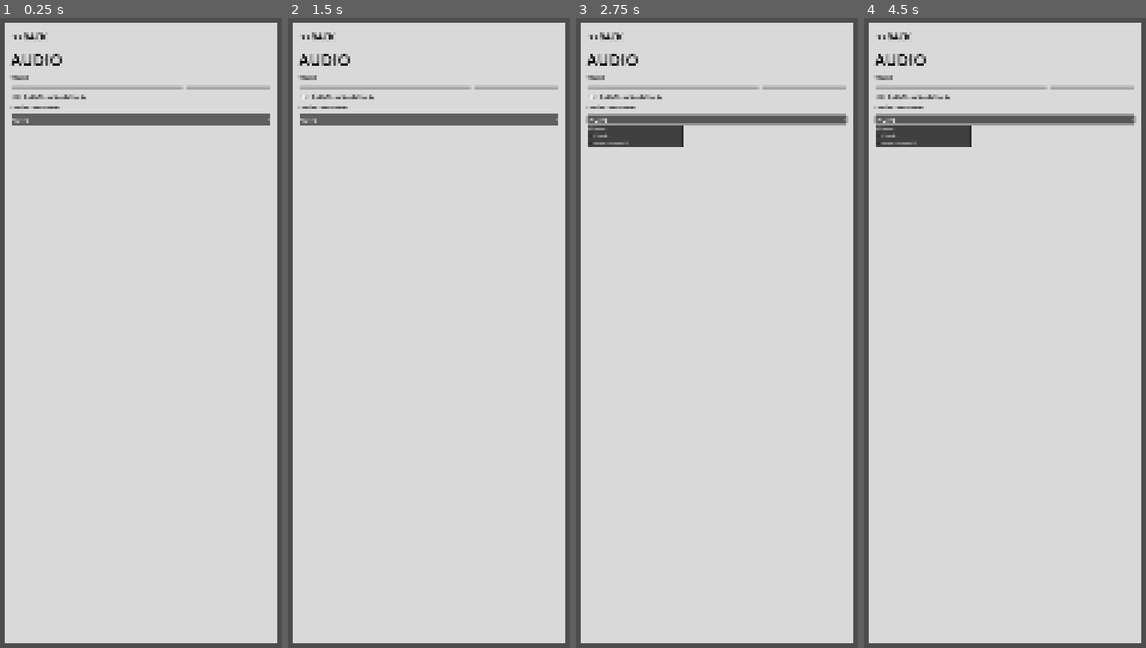
Above: before the commit, frames 1-4 (left to right).
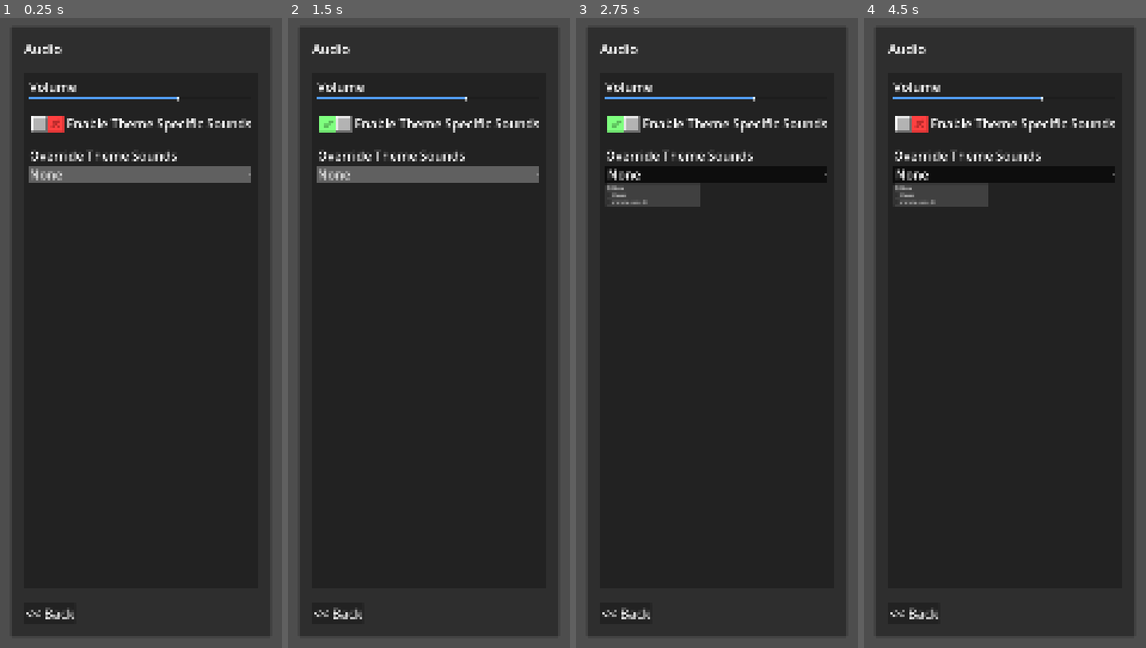
Above: after the commit, the same moments.

Repository: aidan-oien/MinesweeperGO
Game: Godot game, scene res://ScenesAndScripts/audio.tscn
Same seed, same stepped clock (60 frames per second), same inputs: the game is played once before the commit and once after it. This scene is started directly instead of the project's main scene.
Inputs (mouse positions are in pixels of both pictures, inside the frame that each line leads up to; where the layout moved, square brackets give the same spot in the first picture):
- Up to frame 1 (0.25 s): no input
- Up to frame 2 (1.5 s): click (316, 36) at 0.5 s, where only the run before the commit has a clickable "<<BACK"; click (335, 125) [304, 99] at 1.25 s
- Up to frame 3 (2.75 s): click "None" at 2 s
- Up to frame 4 (4.5 s): click (914, 616) at 2.75 s, where only the run after the commit has a clickable "<< Back"; click (911, 125) [880, 99] at 3.5 s; click "None" at 4.25 s

The runs differ from the first frame. In frame 1, 95% of the frame differs, in the area x 1-99%, y 0-100%; in frame 2, 95%; in frame 3, 95%; in frame 4, 95%.

Commit message:
make ui more cohesive

Diff:
--- a/ScenesAndScripts/audio.tscn
+++ b/ScenesAndScripts/audio.tscn
@@ -1,10 +1,17 @@
 [gd_scene format=3 uid="uid://cwiilrd1vjtux"]
 
-[sub_resource type="StyleBoxFlat" id="StyleBoxFlat_gc0em"]
-bg_color = Color(0.8509804, 0.8509804, 0.8509804, 1)
+[ext_resource type="Texture2D" uid="uid://canv5n8xhp7m0" path="res://Assets/checkbox_y.png" id="1_pqfjh"]
+[ext_resource type="Texture2D" uid="uid://ddsa1t5w5xu10" path="res://Assets/checkbox_n.png" id="2_8koxf"]
+
+[sub_resource type="Theme" id="Theme_hwc55"]
+CheckButton/icons/checked = ExtResource("1_pqfjh")
 
 [sub_resource type="StyleBoxFlat" id="StyleBoxFlat_q45hi"]
 bg_color = Color(0.31862992, 0.6126405, 0.9385581, 1)
+
+[sub_resource type="Theme" id="Theme_fnwo5"]
+CheckButton/icons/checked = ExtResource("1_pqfjh")
+CheckButton/icons/unchecked = ExtResource("2_8koxf")
 
 [sub_resource type="StyleBoxFlat" id="StyleBoxFlat_4w2ea"]
 bg_color = Color(0.3779188, 0.3779189, 0.37791875, 1)
@@ -24,76 +31,111 @@
 anchor_bottom = 1.0
 grow_horizontal = 2
 grow_vertical = 2
-theme_override_constants/margin_left = 30
-theme_override_constants/margin_top = 40
-theme_override_constants/margin_right = 30
-theme_override_constants/margin_bottom = 30
+theme_override_constants/margin_left = 50
+theme_override_constants/margin_top = 50
+theme_override_constants/margin_right = 50
+theme_override_constants/margin_bottom = 50
 
-[node name="PanelContainer" type="PanelContainer" parent="MarginContainer" unique_id=1175605807]
+[node name="Panel" type="Panel" parent="MarginContainer" unique_id=2122462688]
 layout_mode = 2
-theme_override_styles/panel = SubResource("StyleBoxFlat_gc0em")
 
-[node name="MarginContainer" type="MarginContainer" parent="MarginContainer/PanelContainer" unique_id=1478697034]
+[node name="VBoxContainer" type="VBoxContainer" parent="MarginContainer" unique_id=1733000283]
+layout_mode = 2
+
+[node name="MarginContainer2" type="MarginContainer" parent="MarginContainer/VBoxContainer" unique_id=125959735]
+layout_mode = 2
+theme_override_constants/margin_left = 50
+theme_override_constants/margin_top = 50
+theme_override_constants/margin_right = 50
+theme_override_constants/margin_bottom = 50
+
+[node name="Label" type="Label" parent="MarginContainer/VBoxContainer/MarginContainer2" unique_id=1528388111]
+layout_mode = 2
+theme_override_font_sizes/font_size = 50
+text = "Audio"
+
+[node name="MarginContainer3" type="MarginContainer" parent="MarginContainer/VBoxContainer" unique_id=669933376]
+layout_mode = 2
+size_flags_vertical = 3
+theme_override_constants/margin_left = 50
+theme_override_constants/margin_top = 0
+theme_override_constants/margin_right = 50
+theme_override_constants/margin_bottom = 50
+
+[node name="Panel" type="Panel" parent="MarginContainer/VBoxContainer/MarginContainer3" unique_id=2011931742]
+layout_mode = 2
+
+[node name="MarginContainer" type="MarginContainer" parent="MarginContainer/VBoxContainer/MarginContainer3" unique_id=1096787150]
 layout_mode = 2
 theme_override_constants/margin_left = 20
 theme_override_constants/margin_top = 20
 theme_override_constants/margin_right = 20
-theme_override_constants/margin_bottom = 20
 
-[node name="VBoxContainer" type="VBoxContainer" parent="MarginContainer/PanelContainer/MarginContainer" unique_id=1932169099]
-layout_mode = 2
-theme_override_constants/separation = 16
-
-[node name="Button" type="Button" parent="MarginContainer/PanelContainer/MarginContainer/VBoxContainer" unique_id=724770388]
-layout_mode = 2
-size_flags_horizontal = 0
-theme_override_colors/font_color = Color(0, 0, 0, 1)
-theme_override_font_sizes/font_size = 35
-text = "<<BACK
-"
-flat = true
-
-[node name="HBoxContainer" type="HBoxContainer" parent="MarginContainer/PanelContainer/MarginContainer/VBoxContainer" unique_id=213629134]
+[node name="ItemList" type="ScrollContainer" parent="MarginContainer/VBoxContainer/MarginContainer3/MarginContainer" unique_id=1348275390]
 layout_mode = 2
 
-[node name="Label" type="Label" parent="MarginContainer/PanelContainer/MarginContainer/VBoxContainer/HBoxContainer" unique_id=900551043]
+[node name="VBoxContainer" type="VBoxContainer" parent="MarginContainer/VBoxContainer/MarginContainer3/MarginContainer/ItemList" unique_id=614348322]
 layout_mode = 2
-theme_override_colors/font_color = Color(0, 0, 0, 1)
-theme_override_font_sizes/font_size = 60
-text = "AUDIO"
+size_flags_horizontal = 3
+theme_override_constants/separation = 0
 
-[node name="Label" type="Label" parent="MarginContainer/PanelContainer/MarginContainer/VBoxContainer" unique_id=614308749]
+[node name="MarginContainer" type="MarginContainer" parent="MarginContainer/VBoxContainer/MarginContainer3/MarginContainer/ItemList/VBoxContainer" unique_id=379100210]
 layout_mode = 2
-theme_override_colors/font_color = Color(0, 0, 0, 1)
-text = "VOLUME"
+theme_override_constants/margin_top = 0
+theme_override_constants/margin_bottom = 50
 
-[node name="HSlider" type="HSlider" parent="MarginContainer/PanelContainer/MarginContainer/VBoxContainer" unique_id=358656009]
+[node name="VBoxContainer" type="VBoxContainer" parent="MarginContainer/VBoxContainer/MarginContainer3/MarginContainer/ItemList/VBoxContainer/MarginContainer" unique_id=272781979]
 layout_mode = 2
+
+[node name="Label" type="Label" parent="MarginContainer/VBoxContainer/MarginContainer3/MarginContainer/ItemList/VBoxContainer/MarginContainer/VBoxContainer" unique_id=614308749]
+layout_mode = 2
+theme_override_font_sizes/font_size = 48
+text = "Volume"
+
+[node name="HSlider" type="HSlider" parent="MarginContainer/VBoxContainer/MarginContainer3/MarginContainer/ItemList/VBoxContainer/MarginContainer/VBoxContainer" unique_id=358656009]
+layout_mode = 2
+size_flags_vertical = 3
+theme = SubResource("Theme_hwc55")
 theme_override_styles/grabber_area = SubResource("StyleBoxFlat_q45hi")
 value = 67.0
 
-[node name="HBoxContainer2" type="HBoxContainer" parent="MarginContainer/PanelContainer/MarginContainer/VBoxContainer" unique_id=1584061702]
+[node name="MarginContainer2" type="MarginContainer" parent="MarginContainer/VBoxContainer/MarginContainer3/MarginContainer/ItemList/VBoxContainer" unique_id=540391611]
+layout_mode = 2
+theme_override_constants/margin_bottom = 50
+
+[node name="VBoxContainer" type="VBoxContainer" parent="MarginContainer/VBoxContainer/MarginContainer3/MarginContainer/ItemList/VBoxContainer/MarginContainer2" unique_id=190169244]
 layout_mode = 2
 
-[node name="CheckButton" type="CheckButton" parent="MarginContainer/PanelContainer/MarginContainer/VBoxContainer/HBoxContainer2" unique_id=240153066]
+[node name="HBoxContainer" type="HBoxContainer" parent="MarginContainer/VBoxContainer/MarginContainer3/MarginContainer/ItemList/VBoxContainer/MarginContainer2/VBoxContainer" unique_id=959888601]
 layout_mode = 2
+
+[node name="CheckButton" type="CheckButton" parent="MarginContainer/VBoxContainer/MarginContainer3/MarginContainer/ItemList/VBoxContainer/MarginContainer2/VBoxContainer/HBoxContainer" unique_id=240153066]
+layout_mode = 2
+theme = SubResource("Theme_fnwo5")
 theme_override_colors/font_color = Color(0, 0, 0, 1)
 flat = true
 alignment = 2
 
-[node name="Label" type="Label" parent="MarginContainer/PanelContainer/MarginContainer/VBoxContainer/HBoxContainer2" unique_id=968953263]
+[node name="Label" type="Label" parent="MarginContainer/VBoxContainer/MarginContainer3/MarginContainer/ItemList/VBoxContainer/MarginContainer2/VBoxContainer/HBoxContainer" unique_id=968953263]
 layout_mode = 2
-theme_override_colors/font_color = Color(0, 0, 0, 1)
+theme_override_font_sizes/font_size = 48
 text = "Enable Theme Specific Sounds"
 
-[node name="Label2" type="Label" parent="MarginContainer/PanelContainer/MarginContainer/VBoxContainer" unique_id=113098873]
+[node name="MarginContainer3" type="MarginContainer" parent="MarginContainer/VBoxContainer/MarginContainer3/MarginContainer/ItemList/VBoxContainer" unique_id=561376442]
 layout_mode = 2
-theme_override_colors/font_color = Color(0, 0, 0, 1)
+theme_override_constants/margin_bottom = 50
+
+[node name="VBoxContainer" type="VBoxContainer" parent="MarginContainer/VBoxContainer/MarginContainer3/MarginContainer/ItemList/VBoxContainer/MarginContainer3" unique_id=1185925178]
+layout_mode = 2
+
+[node name="Label2" type="Label" parent="MarginContainer/VBoxContainer/MarginContainer3/MarginContainer/ItemList/VBoxContainer/MarginContainer3/VBoxContainer" unique_id=113098873]
+layout_mode = 2
+theme_override_font_sizes/font_size = 48
 text = "Override Theme Sounds"
 
-[node name="OptionButton" type="OptionButton" parent="MarginContainer/PanelContainer/MarginContainer/VBoxContainer" unique_id=1238337681]
+[node name="OptionButton" type="OptionButton" parent="MarginContainer/VBoxContainer/MarginContainer3/MarginContainer/ItemList/VBoxContainer/MarginContainer3/VBoxContainer" unique_id=1238337681]
 layout_mode = 2
-theme_override_font_sizes/font_size = 26
+theme_override_font_sizes/font_size = 48
 theme_override_styles/normal = SubResource("StyleBoxFlat_4w2ea")
 selected = 0
 item_count = 3
@@ -103,3 +145,27 @@
 popup/item_1/id = 1
 popup/item_2/text = "more to come :D"
 popup/item_2/id = 2
+
+[node name="MarginContainer" type="MarginContainer" parent="MarginContainer/VBoxContainer" unique_id=1478697034]
+visible = false
+layout_mode = 2
+theme_override_constants/margin_left = 20
+theme_override_constants/margin_top = 20
+theme_override_constants/margin_right = 20
+theme_override_constants/margin_bottom = 20
+
+[node name="VBoxContainer" type="VBoxContainer" parent="MarginContainer/VBoxContainer/MarginContainer" unique_id=1932169099]
+layout_mode = 2
+theme_override_constants/separation = 16
+
+[node name="MarginContainer4" type="MarginContainer" parent="MarginContainer/VBoxContainer" unique_id=376656507]
+layout_mode = 2
+theme_override_constants/margin_left = 50
+theme_override_constants/margin_top = 0
+theme_override_constants/margin_bottom = 50
+
+[node name="Back Button" type="Button" parent="MarginContainer/VBoxContainer/MarginContainer4" unique_id=1148059751]
+layout_mode = 2
+size_flags_horizontal = 0
+theme_override_font_sizes/font_size = 50
+text = "<< Back"
--- a/ScenesAndScripts/leaderboard.tscn
+++ b/ScenesAndScripts/leaderboard.tscn
@@ -1,6 +1,7 @@
 [gd_scene format=3 uid="uid://ci1jmq4chmjar"]
 
 [ext_resource type="PackedScene" uid="uid://c1v7hepv754af" path="res://ScenesAndScripts/leaderboard_entry.tscn" id="1_3ilyb"]
+[ext_resource type="Texture2D" uid="uid://ckj86x665ufem" path="res://Assets/leaderboard.png" id="1_jn5a7"]
 
 [node name="Leaderboard" type="Control" unique_id=663055580]
 layout_mode = 3
@@ -35,7 +36,20 @@
 theme_override_constants/margin_right = 50
 theme_override_constants/margin_bottom = 50
 
-[node name="Label" type="Label" parent="MarginContainer/VBoxContainer/MarginContainer2" unique_id=1040404081]
+[node name="HBoxContainer" type="HBoxContainer" parent="MarginContainer/VBoxContainer/MarginContainer2" unique_id=1508279600]
+layout_mode = 2
+
+[node name="TextureRect" type="TextureRect" parent="MarginContainer/VBoxContainer/MarginContainer2/HBoxContainer" unique_id=1429409554]
+layout_mode = 2
+texture = ExtResource("1_jn5a7")
+expand_mode = 2
+stretch_mode = 4
+
+[node name="MarginContainer" type="MarginContainer" parent="MarginContainer/VBoxContainer/MarginContainer2/HBoxContainer" unique_id=1593081802]
+layout_mode = 2
+theme_override_constants/margin_left = 20
+
+[node name="Label2" type="Label" parent="MarginContainer/VBoxContainer/MarginContainer2/HBoxContainer/MarginContainer" unique_id=1040404081]
 layout_mode = 2
 theme_override_font_sizes/font_size = 50
 text = "Leaderboards"
--- a/ScenesAndScripts/settings.tscn
+++ b/ScenesAndScripts/settings.tscn
@@ -1,9 +1,6 @@
 [gd_scene format=3 uid="uid://b2eha7a4i22td"]
 
-[ext_resource type="Texture2D" uid="uid://2hidg63ngwu1" path="res://Assets/gear.png" id="1_nkug2"]
-
-[sub_resource type="StyleBoxFlat" id="StyleBoxFlat_gc0em"]
-bg_color = Color(0.8509804, 0.8509804, 0.8509804, 1)
+[ext_resource type="Texture2D" uid="uid://2dtn6iggh2gs" path="res://Assets/cog.png" id="1_pdo55"]
 
 [node name="Settings" type="Control" unique_id=557893005]
 layout_mode = 3
@@ -20,70 +17,105 @@
 anchor_bottom = 1.0
 grow_horizontal = 2
 grow_vertical = 2
-theme_override_constants/margin_left = 30
-theme_override_constants/margin_top = 40
-theme_override_constants/margin_right = 30
-theme_override_constants/margin_bottom = 30
+theme_override_constants/margin_left = 50
+theme_override_constants/margin_top = 50
+theme_override_constants/margin_right = 50
+theme_override_constants/margin_bottom = 50
 
-[node name="PanelContainer" type="PanelContainer" parent="MarginContainer" unique_id=1175605807]
+[node name="Panel" type="Panel" parent="MarginContainer" unique_id=548276475]
 layout_mode = 2
-theme_override_styles/panel = SubResource("StyleBoxFlat_gc0em")
 
-[node name="MarginContainer" type="MarginContainer" parent="MarginContainer/PanelContainer" unique_id=1478697034]
+[node name="VBoxContainer" type="VBoxContainer" parent="MarginContainer" unique_id=1932169099]
+layout_mode = 2
+
+[node name="MarginContainer2" type="MarginContainer" parent="MarginContainer/VBoxContainer" unique_id=2110949099]
+layout_mode = 2
+theme_override_constants/margin_left = 50
+theme_override_constants/margin_top = 50
+theme_override_constants/margin_right = 50
+theme_override_constants/margin_bottom = 50
+
+[node name="HBoxContainer" type="HBoxContainer" parent="MarginContainer/VBoxContainer/MarginContainer2" unique_id=434494397]
+layout_mode = 2
+
+[node name="TextureRect" type="TextureRect" parent="MarginContainer/VBoxContainer/MarginContainer2/HBoxContainer" unique_id=141397370]
+layout_mode = 2
+texture = ExtResource("1_pdo55")
+expand_mode = 2
+stretch_mode = 4
+
+[node name="MarginContainer" type="MarginContainer" parent="MarginContainer/VBoxContainer/MarginContainer2/HBoxContainer" unique_id=831534243]
+layout_mode = 2
+theme_override_constants/margin_left = 20
+
+[node name="Label" type="Label" parent="MarginContainer/VBoxContainer/MarginContainer2/HBoxContainer/MarginContainer" unique_id=1381766930]
+layout_mode = 2
+theme_override_font_sizes/font_size = 60
+text = "Settings"
+
+[node name="MarginContainer" type="MarginContainer" parent="MarginContainer/VBoxContainer" unique_id=44313071]
+layout_mode = 2
+size_flags_vertical = 3
+theme_override_constants/margin_left = 50
+theme_override_constants/margin_top = 0
+theme_override_constants/margin_right = 50
+theme_override_constants/margin_bottom = 50
+
+[node name="Panel" type="Panel" parent="MarginContainer/VBoxContainer/MarginContainer" unique_id=1165097092]
+layout_mode = 2
+
+[node name="ItemList" type="ScrollContainer" parent="MarginContainer/VBoxContainer/MarginContainer" unique_id=1132540491]
+layout_mode = 2
+
+[node name="VBoxContainer" type="VBoxContainer" parent="MarginContainer/VBoxContainer/MarginContainer/ItemList" unique_id=1445115698]
+layout_mode = 2
+size_flags_horizontal = 3
+theme_override_constants/separation = 0
+
+[node name="MarginContainer" type="MarginContainer" parent="MarginContainer/VBoxContainer/MarginContainer/ItemList/VBoxContainer" unique_id=251182194]
 layout_mode = 2
 theme_override_constants/margin_left = 20
 theme_override_constants/margin_top = 20
 theme_override_constants/margin_right = 20
-theme_override_constants/margin_bottom = 20
 
-[node name="VBoxContainer" type="VBoxContainer" parent="MarginContainer/PanelContainer/MarginContainer" unique_id=1932169099]
+[node name="Button2" type="Button" parent="MarginContainer/VBoxContainer/MarginContainer/ItemList/VBoxContainer/MarginContainer" unique_id=1911640829]
 layout_mode = 2
+theme_override_font_sizes/font_size = 64
+text = "Themes"
+alignment = 0
 
-[node name="Button" type="Button" parent="MarginContainer/PanelContainer/MarginContainer/VBoxContainer" unique_id=724770388]
+[node name="MarginContainer2" type="MarginContainer" parent="MarginContainer/VBoxContainer/MarginContainer/ItemList/VBoxContainer" unique_id=2001202287]
+layout_mode = 2
+theme_override_constants/margin_left = 20
+theme_override_constants/margin_top = 20
+theme_override_constants/margin_right = 20
+
+[node name="Button3" type="Button" parent="MarginContainer/VBoxContainer/MarginContainer/ItemList/VBoxContainer/MarginContainer2" unique_id=472091903]
+layout_mode = 2
+theme_override_font_sizes/font_size = 64
+text = "Audio"
+alignment = 0
+
+[node name="MarginContainer3" type="MarginContainer" parent="MarginContainer/VBoxContainer/MarginContainer/ItemList/VBoxContainer" unique_id=244862593]
+layout_mode = 2
+theme_override_constants/margin_left = 20
+theme_override_constants/margin_top = 20
+theme_override_constants/margin_right = 20
+
+[node name="Button4" type="Button" parent="MarginContainer/VBoxContainer/MarginContainer/ItemList/VBoxContainer/MarginContainer3" unique_id=378369819]
+layout_mode = 2
+theme_override_font_sizes/font_size = 64
+text = "Account"
+alignment = 0
+
+[node name="MarginContainer3" type="MarginContainer" parent="MarginContainer/VBoxContainer" unique_id=400789988]
+layout_mode = 2
+theme_override_constants/margin_left = 50
+theme_override_constants/margin_top = 0
+theme_override_constants/margin_bottom = 50
+
+[node name="Back Button" type="Button" parent="MarginContainer/VBoxContainer/MarginContainer3" unique_id=431338882]
 layout_mode = 2
 size_flags_horizontal = 0
-theme_override_colors/font_color = Color(0, 0, 0, 1)
-theme_override_font_sizes/font_size = 35
-text = "<<BACK
-"
-flat = true
-
-[node name="HBoxContainer" type="HBoxContainer" parent="MarginContainer/PanelContainer/MarginContainer/VBoxContainer" unique_id=434494397]
-layout_mode = 2
-
-[node name="TextureRect" type="TextureRect" parent="MarginContainer/PanelContainer/MarginContainer/VBoxContainer/HBoxContainer" unique_id=1203123156]
-custom_minimum_size = Vector2(90, 90)
-layout_mode = 2
-texture = ExtResource("1_nkug2")
-expand_mode = 1
-stretch_mode = 5
-
-[node name="Label" type="Label" parent="MarginContainer/PanelContainer/MarginContainer/VBoxContainer/HBoxContainer" unique_id=1381766930]
-layout_mode = 2
-theme_override_colors/font_color = Color(0, 0, 0, 1)
-theme_override_font_sizes/font_size = 60
-text = "SETTINGS"
-
-[node name="Button2" type="Button" parent="MarginContainer/PanelContainer/MarginContainer/VBoxContainer" unique_id=1182788101]
-layout_mode = 2
-theme_override_colors/font_color = Color(0, 0, 0, 1)
-theme_override_font_sizes/font_size = 60
-text = "Themes"
-flat = true
-alignment = 0
-
-[node name="Button3" type="Button" parent="MarginContainer/PanelContainer/MarginContainer/VBoxContainer" unique_id=1843513468]
-layout_mode = 2
-theme_override_colors/font_color = Color(0, 0, 0, 1)
-theme_override_font_sizes/font_size = 60
-text = "Audio"
-flat = true
-alignment = 0
-
-[node name="Button4" type="Button" parent="MarginContainer/PanelContainer/MarginContainer/VBoxContainer" unique_id=1662147281]
-layout_mode = 2
-theme_override_colors/font_color = Color(0, 0, 0, 1)
-theme_override_font_sizes/font_size = 60
-text = "Account"
-flat = true
-alignment = 0
+theme_override_font_sizes/font_size = 50
+text = "<< Back"
Binary file added: Assets/checkbox_n.png
Not shown, added: Assets/checkbox_n.png.import
Binary file added: Assets/checkbox_y.png
Not shown, added: Assets/checkbox_y.png.import
